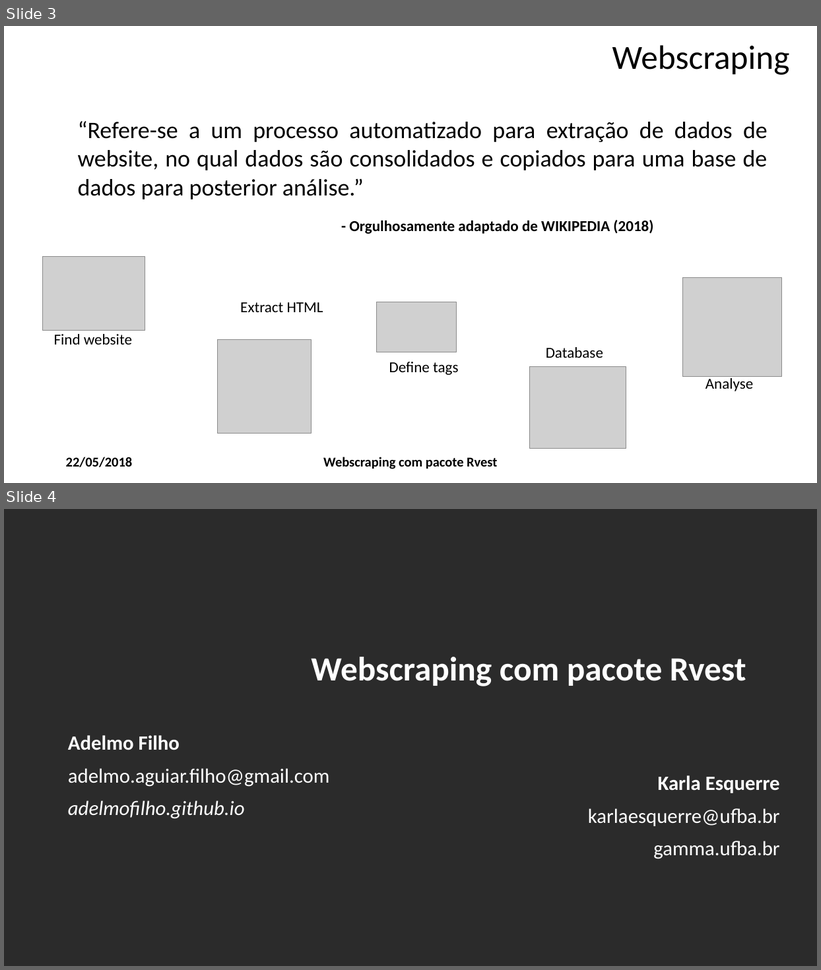
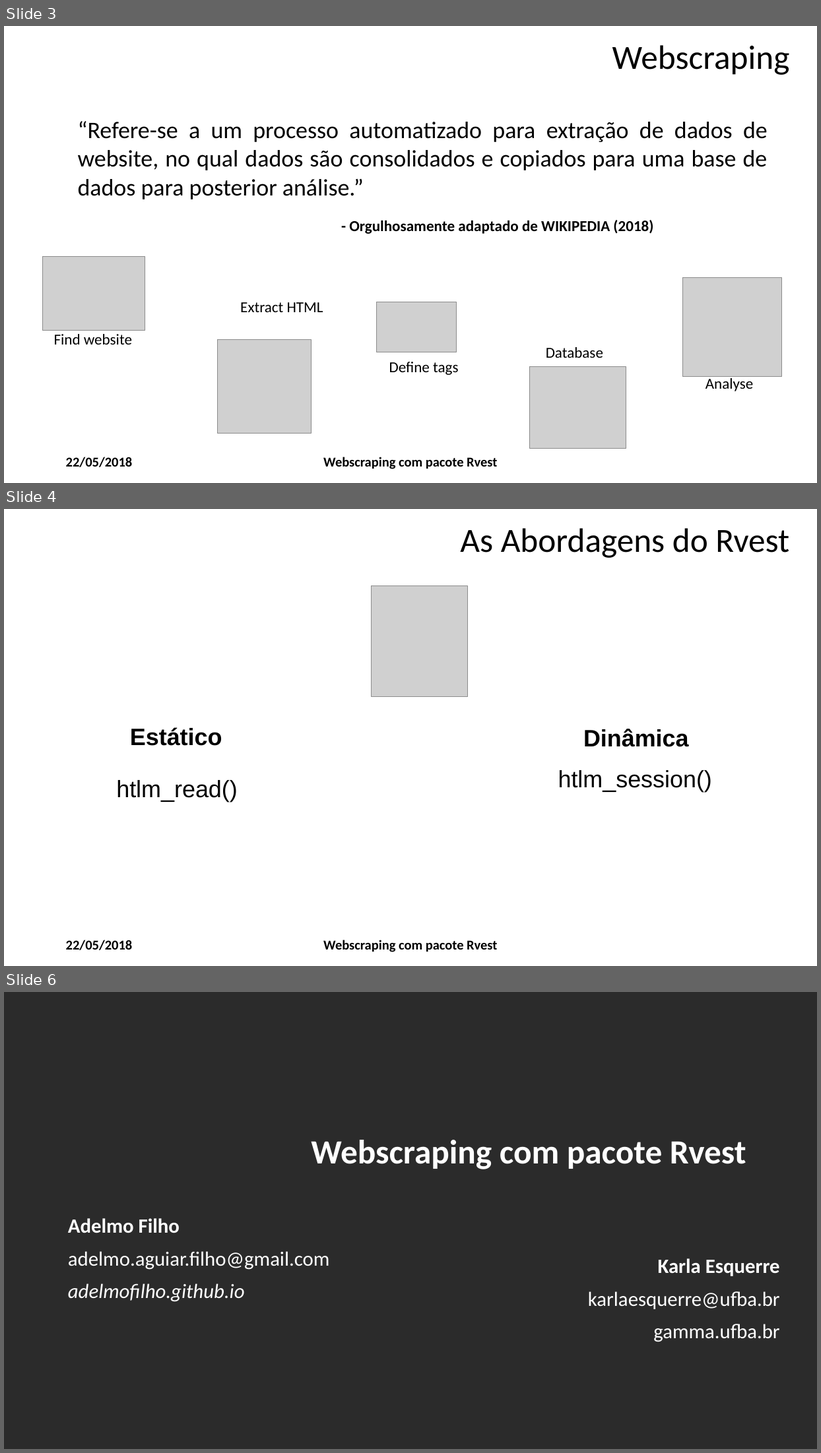
Before and after one commit to DATAUNIRIO/SER_III_WebScraping, a slide deck: Curso_Webscraping.pptx. Shown one above the other, each under a label of ours: slides 3 and 4 before the commit, slides 3, 4 and 6 after it; the slides between them are not shown. The pictures are 821x970 and 821x1453 pixels, drawn with LibreOffice and Linux fonts; fonts in the diff are those of the drawing; grey boxes stand for pictures; background and template pictures are left out; a plain dark background stands for a picture behind light text. Boxes give left, top, right and bottom in pixels: in the first picture for what was removed or moved away, otherwise in the second. Text is boxed around its words. In the diff, an @@ line names an element or a change of style, - is before the commit and + after.

```diff
--- a/Curso_Webscraping.pptx
+++ b/Curso_Webscraping.pptx
@@ slide 4 added at box(4, 509, 817, 966), background picture (left out) @@
@@ text added at box(460, 528, 789, 558), 40 pt, text #000000 @@
+As Abordagens do Rvest
@@ picture added at box(371, 586, 467, 697) @@
@@ rectangle added at box(494, 582, 570, 601), fill #FFFFFF, outline #FFFFFF 0.99 pt @@
@@ rectangle added at box(205, 644, 289, 663), fill #FFFFFF, outline #FFFFFF 0.99 pt @@
@@ rectangle added at box(147, 681, 226, 704), fill #FFFFFF, outline #FFFFFF 0.99 pt @@
@@ rectangle added at box(124, 719, 234, 778), fill #FFFFFF, outline #FFFFFF 0.75 pt, 28 pt, text #000000, bold @@
+Estático
@@ rectangle added at box(578, 720, 709, 779), fill #FFFFFF, outline #FFFFFF 0.75 pt, 28 pt, text #000000, bold @@
+Dinâmica
@@ rectangle added at box(583, 743, 744, 803), fill #FFFFFF, outline #FFFFFF 0.75 pt, 28 pt, text #000000, bold @@
+Dinâmica
@@ text added at box(116, 780, 238, 802), 28 pt, text #000000 @@
+htlm_read()
@@ text added at box(558, 770, 712, 792), 28 pt, text #000000 @@
+htlm_session()
@@ rectangle added at box(496, 834, 571, 852), fill #FFFFFF, outline #FFFFFF 0.99 pt @@
@@ rectangle added at box(161, 875, 269, 909), fill #FFFFFF, outline #FFFFFF 0.99 pt @@
@@ rectangle added at box(537, 865, 613, 893), fill #FFFFFF, outline #FFFFFF 0.99 pt @@
@@ page number added at box(762, 921, 802, 946), 20 pt, text #FFFFFF, bold @@
+4
@@ text added at box(66, 940, 133, 951), 16 pt, text #000000, bold @@
+22/05/2018
@@ text added at box(323, 940, 497, 953), 16 pt, text #000000, bold @@
+Webscraping com pacote Rvest
@@ what was slide 4 is now slide 6 @@
```
Also in this commit, not shown: 1 other slide added.
